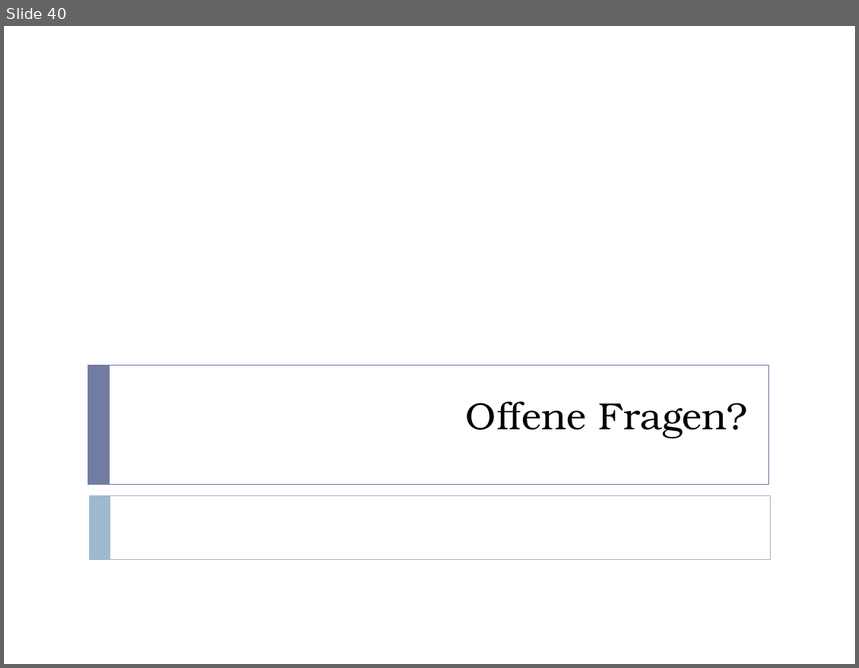
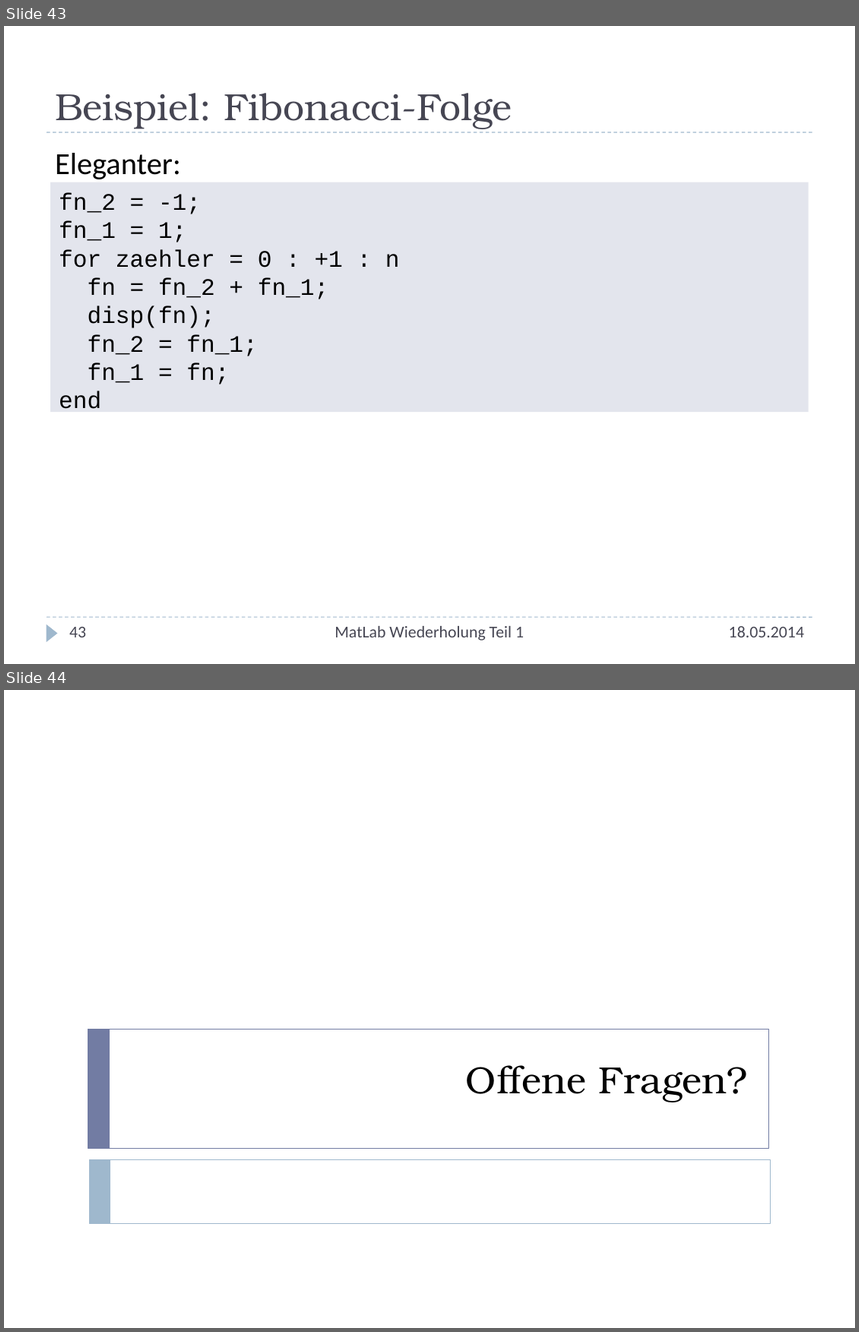
Before and after one commit to nhochberger/uni, a slide deck: MatLab-Wiederholung/Wiederholung.pptx. Shown one above the other, each under a label of ours: slide 40 before the commit, slides 43 and 44 after it. The pictures are 859x668 and 859x1332 pixels, drawn with LibreOffice and Linux fonts; fonts in the diff are those of the drawing. Boxes give left, top, right and bottom in pixels: in the first picture for what was removed or moved away, otherwise in the second. Text is boxed around its words. In the diff, an @@ line names an element or a change of style, - is before the commit and + after.

Commit message:
Beispiele eingearbeitet:   - Fakultät (einfach und elegant)   - Fibonacci-Folge (einfach und elegant)

```diff
--- a/MatLab-Wiederholung/Wiederholung.pptx
+++ b/MatLab-Wiederholung/Wiederholung.pptx
@@ slide 43 added at <box>4,26,855,664</box>, background #FFFFFF @@
@@ title added at <box>55,93,512,129</box>, 32 pt, text #464653 @@
+Beispiel: Fibonacci-Folge
@@ line added from (47, 132) to (813, 132), #9FB8CD 0.75 pt dashed @@
@@ text added at <box>55,153,181,180</box>, 26 pt, text #000000 @@
+Eleganter:
@@ rectangle added at <box>51,183,810,412</box>, fill #E3E5ED, 20 pt, text #000000 @@
+fn_2 = -1;
+fn_1 = 1;
+for zaehler = 0 : +1 : n
+fn = fn_2 + fn_1;
+disp(fn);
+fn_2 = fn_1;
+fn_1 = fn;
+end
@@ line added from (47, 617) to (813, 617), #9FB8CD 0.75 pt dashed @@
@@ triangle added at <box>47,624,58,642</box>, fill #9FB8CD @@
@@ page number added at <box>69,627,86,638</box>, 14 pt, text #464653 @@
+43
@@ text added at <box>335,626,524,641</box>, 14 pt, text #464653 @@
+MatLab Wiederholung Teil 1
@@ text added at <box>729,626,804,638</box>, 14 pt, text #464653 @@
+18.05.2014
@@ what was slide 40 is now slide 44 @@
```
Also in this commit, not shown: 38 slides changed, 3 other slides added.
